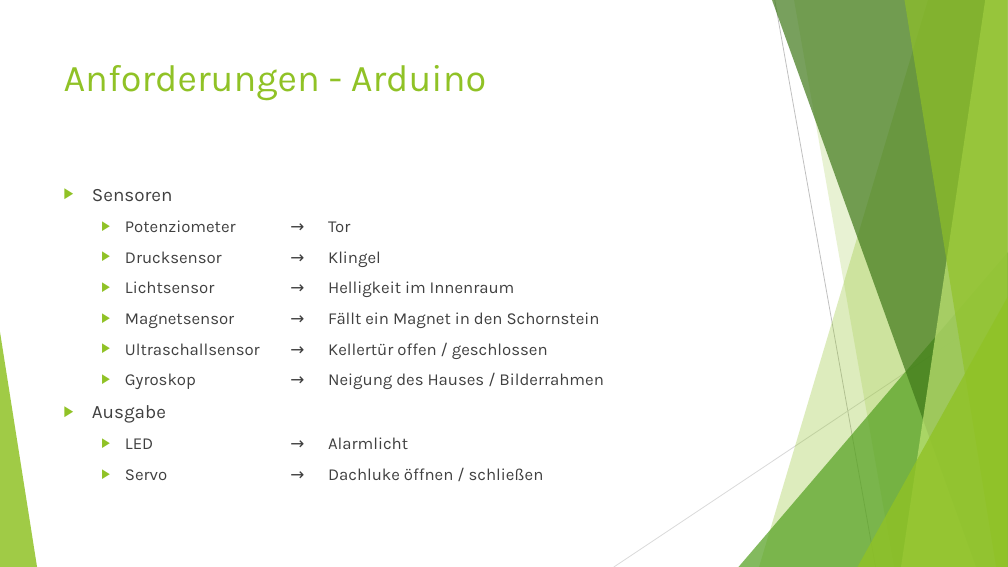
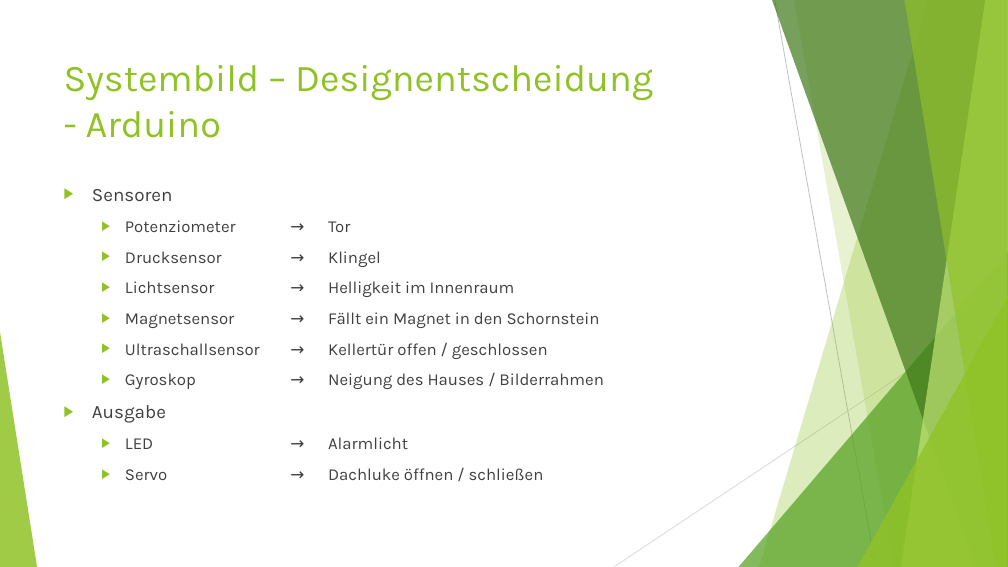
Before and after one commit to NotoriousRonin/EMM-Project, a slide deck: slide 5 of Praesi.pptx. Drawn at 1008x567 pixels with LibreOffice and Linux fonts; fonts in the diff are those of the drawing. Boxes give left, top, right and bottom in pixels: in the first picture for what was removed or moved away, otherwise in the second. Text is boxed around its words. In the diff, an @@ line names an element or a change of style, - is before the commit and + after.

```diff
--- a/Praesi.pptx
+++ b/Praesi.pptx
@@ title at (64,65,653,138): text changed @@
-Anforderungen - Arduino
+Systembild – Designentscheidung
+- Arduino
```
Also in this commit, not shown: 1 other slide changed.
